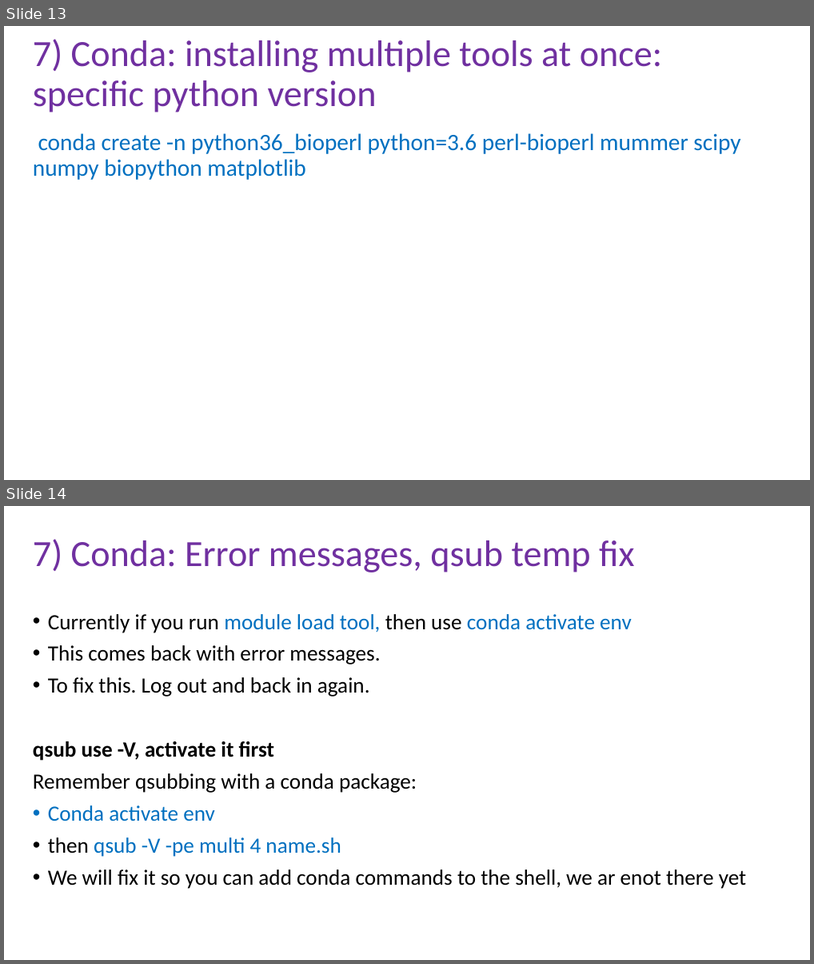
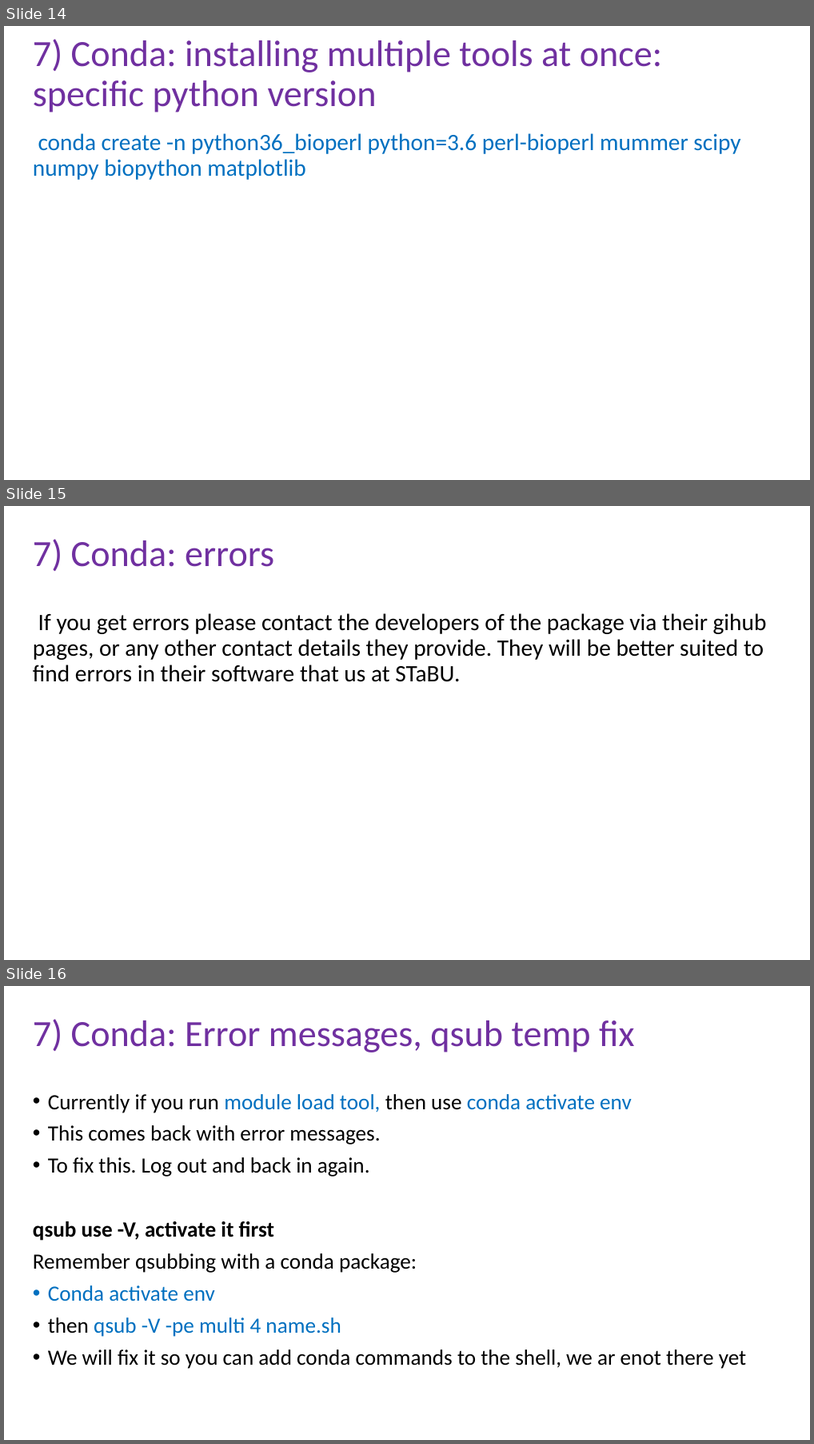
Before and after one commit to peterthorpe5/Sys_admin, a slide deck: cluster_course/powerpoint/7_Conda.pptx. Shown one above the other, each under a label of ours: slides 13 and 14 before the commit, slides 14, 15 and 16 after it. The pictures are 814x964 and 814x1444 pixels, drawn with LibreOffice and Linux fonts; fonts in the diff are those of the drawing. Boxes give left, top, right and bottom in pixels: in the first picture for what was removed or moved away, otherwise in the second. Text is boxed around its words. In the diff, an @@ line names an element or a change of style, - is before the commit and + after.

```diff
--- a/cluster_course/powerpoint/7_Conda.pptx
+++ b/cluster_course/powerpoint/7_Conda.pptx
@@ slide 15 added at (4,506,810,960), background #FFFFFF @@
@@ title added at (33,539,274,571), 44 pt, text #7030A0 @@
+7) Conda: errors
@@ text added at (33,613,767,682), 28 pt, text #000000 @@
+If you get errors please contact the developers of the package via their gihub pages, or any other contact details they provide. They will be better suited to find errors in their software that us at STaBU.
@@ what was slide 13 is now slide 14 @@
@@ what was slide 14 is now slide 16 @@
```
Also in this commit, not shown: 1 slide changed, 1 other slide added.
